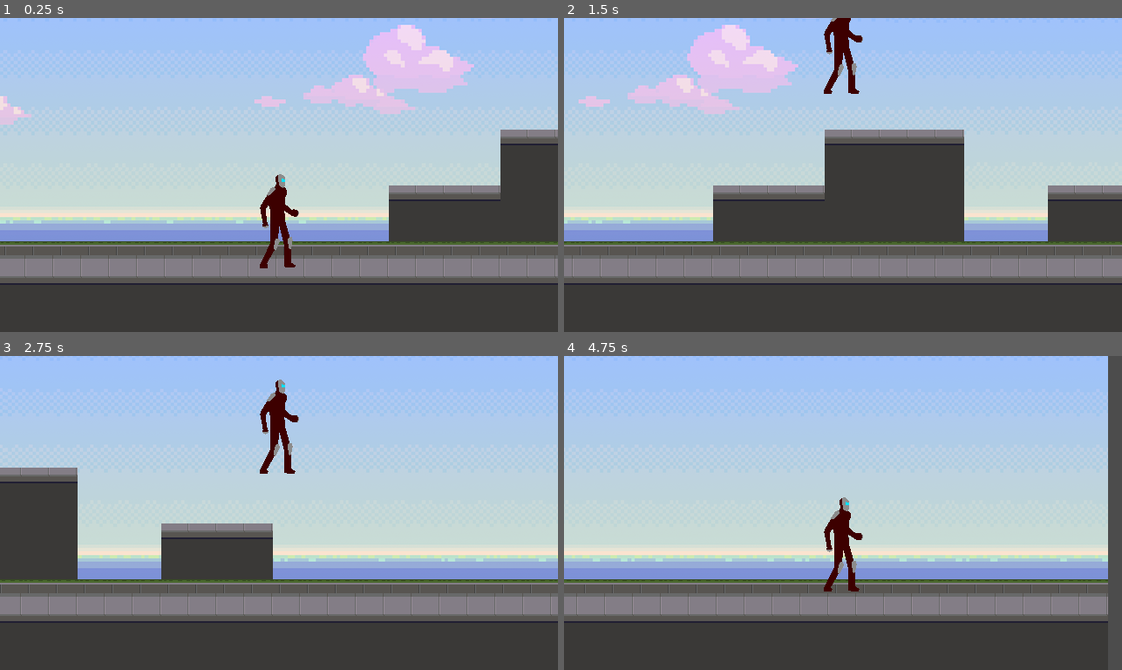
Above: before the commit, frames 1-4 (two rows, left to right).
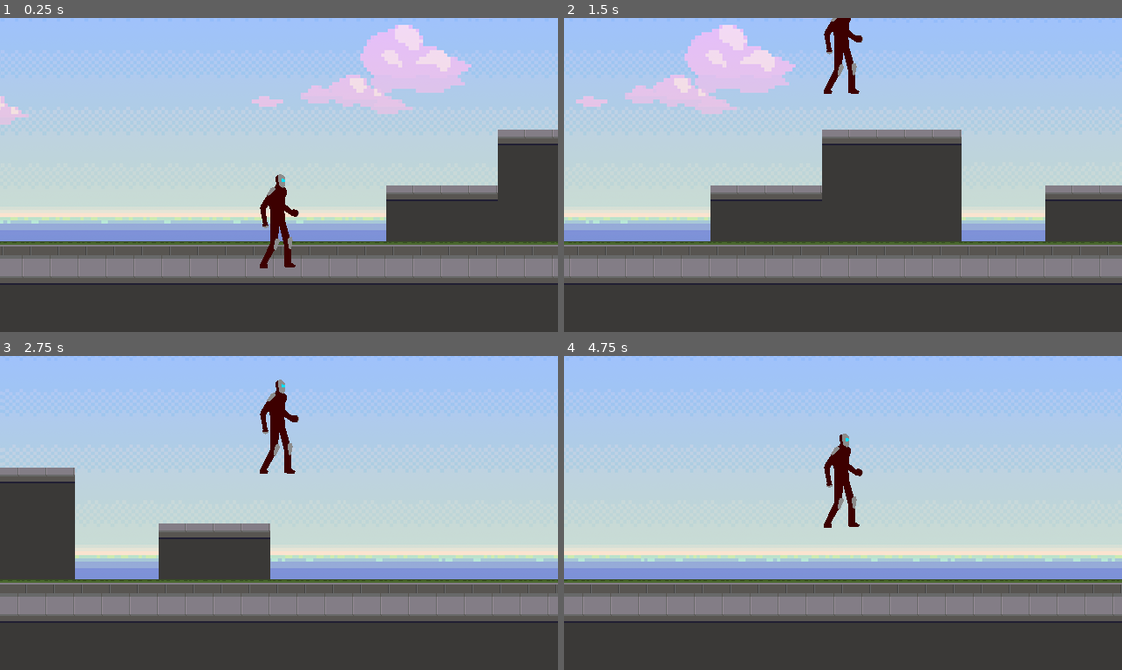
Above: after the commit, the same moments.

Repository: justinwash/HYPERVIZOR
Game: Godot game, scene res://Slice/Scenes/LevelSlice.tscn
Same seed, same stepped clock (60 frames per second), same inputs: the game is played once before the commit and once after it.
Inputs:
- Up to frame 1 (0.25 s): no input
- Up to frame 2 (1.5 s): tap Enter at 0.5 s; hold W (player_up) 0.53-1.28 s; hold D (player_right) from 0.53 s (still down); tap W (player_up) at 1.35 s
- Up to frame 3 (2.75 s): tap W (player_up) at 1.52, 1.82 s; release D (player_right) at 2.03 s; hold A (player_left) from 2.03 s (still down); hold W (player_up) from 2.03 s (still down)
- Up to frame 4 (4.75 s): release A (player_left) at 2.78 s; release W (player_up) at 2.78 s; hold D (player_right) 2.78-4.28 s; tap W (player_up) at 2.85, 3.02, 3.32, 4.35, 4.52 s; hold W (player_up) 3.53-4.28 s; tap Escape (pause, bound only after the commit) at 4.15 s; hold A (player_left) from 4.28 s (still down)

The runs differ from the first frame. In frame 1, 1.6% of the frame differs, in the area x 0-100%, y 2-83%; in frame 2, 1.7%; in frame 3, 1.1%; in frame 4, 4.8%, in the area x 0-100%, y 0-85%.

Commit message:
state separation

Diff:
--- a/HYPERVIZOR/Slice/Characters/Player.gd
+++ b/HYPERVIZOR/Slice/Characters/Player.gd
@@ -16,14 +16,22 @@
 	inventory = $Inventory
 
 	states = {
-		"idle": $States/Idle,
-		"walk": $States/Walk,
-		"jump": $States/Jump,
-		"crouch": $States/Crouch
+		combat = {
+			"idle": $States/Combat/Idle,
+			"walk": $States/Combat/Walk,
+			"jump": $States/Combat/Jump,
+			"crouch": $States/Combat/Crouch
+		},
+		exploration = {
+			"idle": $States/Exploration/Idle,
+			"walk": $States/Exploration/Walk,
+			"jump": $States/Exploration/Jump,
+			"crouch": $States/Exploration/Crouch
+		}
 	}
 
-	current_state = states["idle"]
-	last_state = states["idle"]
+	current_state = states.exploration["idle"]
+	last_state = states.exploration["idle"]
 
 	print("current state: " + current_state.name)
 
--- a/HYPERVIZOR/Slice/Characters/Player.tscn
+++ b/HYPERVIZOR/Slice/Characters/Player.tscn
@@ -4,10 +4,10 @@
 [ext_resource path="res://Slice/Characters/Properties/Inventory.gd" type="Script" id=2]
 [ext_resource path="res://Slice/Characters/Properties/Vitals.gd" type="Script" id=3]
 [ext_resource path="res://Slice/Characters/Properties/Physics.gd" type="Script" id=4]
-[ext_resource path="res://Slice/Characters/States/Idle.gd" type="Script" id=5]
-[ext_resource path="res://Slice/Characters/States/Walk.gd" type="Script" id=6]
-[ext_resource path="res://Slice/Characters/States/Jump.gd" type="Script" id=7]
-[ext_resource path="res://Slice/Characters/States/Crouch.gd" type="Script" id=8]
+[ext_resource path="res://Slice/Characters/States/Exploration/Idle.gd" type="Script" id=5]
+[ext_resource path="res://Slice/Characters/States/Exploration/Walk.gd" type="Script" id=6]
+[ext_resource path="res://Slice/Characters/States/Exploration/Jump.gd" type="Script" id=7]
+[ext_resource path="res://Slice/Characters/States/Exploration/Crouch.gd" type="Script" id=8]
 
 [sub_resource type="CapsuleShape2D" id=1]
 radius = 22.7966
@@ -31,16 +31,32 @@
 
 [node name="States" type="Node2D" parent="."]
 
-[node name="Idle" type="Node2D" parent="States"]
+[node name="Combat" type="Node2D" parent="States"]
+
+[node name="Idle" type="Node2D" parent="States/Combat"]
 script = ExtResource( 5 )
 
-[node name="Walk" type="Node2D" parent="States"]
+[node name="Walk" type="Node2D" parent="States/Combat"]
 script = ExtResource( 6 )
 
-[node name="Jump" type="Node2D" parent="States"]
+[node name="Jump" type="Node2D" parent="States/Combat"]
 script = ExtResource( 7 )
 
-[node name="Crouch" type="Node2D" parent="States"]
+[node name="Crouch" type="Node2D" parent="States/Combat"]
+script = ExtResource( 8 )
+
+[node name="Exploration" type="Node2D" parent="States"]
+
+[node name="Idle" type="Node2D" parent="States/Exploration"]
+script = ExtResource( 5 )
+
+[node name="Walk" type="Node2D" parent="States/Exploration"]
+script = ExtResource( 6 )
+
+[node name="Jump" type="Node2D" parent="States/Exploration"]
+script = ExtResource( 7 )
+
+[node name="Crouch" type="Node2D" parent="States/Exploration"]
 script = ExtResource( 8 )
 
 [node name="PolySprite" type="Node2D" parent="."]
--- a/HYPERVIZOR/Slice/Characters/Properties/Inventory.gd
+++ b/HYPERVIZOR/Slice/Characters/Properties/Inventory.gd
@@ -1,13 +1,4 @@
 extends Node2D
 
-# Declare member variables here. Examples:
-# var a = 2
-# var b = "text"
-
-# Called when the node enters the scene tree for the first time.
-func _ready():
-	pass # Replace with function body.
-
-# Called every frame. 'delta' is the elapsed time since the previous frame.
-#func _process(delta):
-#	pass
+export var CREDITS = 0
+export var XP = 0
--- a/HYPERVIZOR/Slice/Characters/Properties/Vitals.gd
+++ b/HYPERVIZOR/Slice/Characters/Properties/Vitals.gd
@@ -1,13 +1,3 @@
 extends Node2D
 
-# Declare member variables here. Examples:
-# var a = 2
-# var b = "text"
-
-# Called when the node enters the scene tree for the first time.
-func _ready():
-	pass # Replace with function body.
-
-# Called every frame. 'delta' is the elapsed time since the previous frame.
-#func _process(delta):
-#	pass
+export var HEALTH = 100
--- /dev/null
+++ b/HYPERVIZOR/Slice/Characters/States/Combat/Crouch.gd
@@ -0,0 +1,19 @@
+extends Node2D
+
+var move_dir = 0
+
+func update_state(player):
+	if  (Input.is_action_pressed("player_right")):
+		player.sprite.set_scale(Vector2(1,1))
+		move_dir = 0.5
+	elif Input.is_action_pressed("player_left"):
+		player.sprite.set_scale(Vector2(-1,1))
+		move_dir = -0.5
+
+	player.move_and_slide(Vector2(player.physics.MOVE_SPEED * move_dir, player.physics.GRAVITY), Vector2(0,-1))
+
+	if Input.is_action_pressed("player_up"):
+		player.current_state = player.states.combat["jump"]
+
+	if (!Input.is_action_pressed("player_down")):
+		player.current_state = player.states.combat["idle"]
--- /dev/null
+++ b/HYPERVIZOR/Slice/Characters/States/Combat/Idle.gd
@@ -0,0 +1,15 @@
+extends Node2D
+
+func update_state(player):
+	if (Input.is_action_pressed("player_down")):
+		player.current_state = player.states.combat["crouch"]
+
+	if (Input.is_action_pressed("player_up")):
+		player.current_state = player.states.combat["jump"]
+
+	elif (Input.is_action_pressed("player_right")
+	or  Input.is_action_pressed("player_left")):
+		player.current_state = player.states.combat["walk"]
+
+	else:
+		player.move_and_slide(Vector2(0, player.physics.GRAVITY), Vector2(0,-1))
--- /dev/null
+++ b/HYPERVIZOR/Slice/Characters/States/Combat/Jump.gd
@@ -0,0 +1,23 @@
+extends Node2D
+
+var jump_velocity_delta
+var jump_direction_delta
+
+func ready_state(player):
+	jump_velocity_delta = player.physics.JUMP_VELOCITY
+
+	if   Input.is_action_pressed("player_right"):
+		jump_direction_delta = 1
+	elif Input.is_action_pressed("player_left"):
+		jump_direction_delta = -1
+	else:
+		jump_direction_delta = 0
+
+func update_state(player):
+	player.move_and_slide(Vector2(player.physics.MOVE_SPEED * jump_direction_delta * player.physics.JUMP_X_MODIFIER,
+		player.physics.GRAVITY - jump_velocity_delta), Vector2(0,-1))
+
+	jump_velocity_delta -= player.physics.GRAVITY * 0.1
+
+	if player.is_on_floor():
+		player.current_state = player.states.combat["idle"]
--- a/HYPERVIZOR/Slice/Characters/States/Crouch.gd
+++ b/HYPERVIZOR/Slice/Characters/States/Combat/Walk.gd
@@ -5,15 +5,16 @@
 func update_state(player):
 	if  (Input.is_action_pressed("player_right")):
 		player.sprite.set_scale(Vector2(1,1))
-		move_dir = 0.5
+		move_dir = 1
 	elif Input.is_action_pressed("player_left"):
 		player.sprite.set_scale(Vector2(-1,1))
-		move_dir = -0.5
+		move_dir = -1
 
 	player.move_and_slide(Vector2(player.physics.MOVE_SPEED * move_dir, player.physics.GRAVITY), Vector2(0,-1))
 
 	if Input.is_action_pressed("player_up"):
-		player.current_state = player.states["jump"]
+		player.current_state = player.states.combat["jump"]
 
-	if (!Input.is_action_pressed("player_down")):
-		player.current_state = player.states["idle"]
+	if (!Input.is_action_pressed("player_right")
+	and !Input.is_action_pressed("player_left")):
+		player.current_state = player.states.combat["idle"]
--- /dev/null
+++ b/HYPERVIZOR/Slice/Characters/States/Exploration/Crouch.gd
@@ -0,0 +1,19 @@
+extends Node2D
+
+var move_dir = 0
+
+func update_state(player):
+	if  (Input.is_action_pressed("player_right")):
+		player.sprite.set_scale(Vector2(1,1))
+		move_dir = 0.5
+	elif Input.is_action_pressed("player_left"):
+		player.sprite.set_scale(Vector2(-1,1))
+		move_dir = -0.5
+
+	player.move_and_slide(Vector2(player.physics.MOVE_SPEED * move_dir, player.physics.GRAVITY), Vector2(0,-1))
+
+	if Input.is_action_pressed("player_up"):
+		player.current_state = player.states.exploration["jump"]
+
+	if (!Input.is_action_pressed("player_down")):
+		player.current_state = player.states.exploration["idle"]
--- a/HYPERVIZOR/Slice/Characters/States/Idle.gd
+++ b/HYPERVIZOR/Slice/Characters/States/Exploration/Idle.gd
@@ -2,14 +2,14 @@
 
 func update_state(player):
 	if (Input.is_action_pressed("player_down")):
-		player.current_state = player.states["crouch"]
+		player.current_state = player.states.exploration["crouch"]
 
 	if (Input.is_action_pressed("player_up")):
-		player.current_state = player.states["jump"]
+		player.current_state = player.states.exploration["jump"]
 
 	elif (Input.is_action_pressed("player_right")
 	or  Input.is_action_pressed("player_left")):
-		player.current_state = player.states["walk"]
+		player.current_state = player.states.exploration["walk"]
 
 	else:
 		player.move_and_slide(Vector2(0, player.physics.GRAVITY), Vector2(0,-1))
--- a/HYPERVIZOR/Slice/Characters/States/Jump.gd
+++ b/HYPERVIZOR/Slice/Characters/States/Exploration/Jump.gd
@@ -20,4 +20,4 @@
 	jump_velocity_delta -= player.physics.GRAVITY * 0.1
 
 	if player.is_on_floor():
-		player.current_state = player.states["idle"]
+		player.current_state = player.states.exploration["idle"]
--- a/HYPERVIZOR/Slice/Characters/States/Walk.gd
+++ b/HYPERVIZOR/Slice/Characters/States/Exploration/Walk.gd
@@ -13,8 +13,8 @@
 	player.move_and_slide(Vector2(player.physics.MOVE_SPEED * move_dir, player.physics.GRAVITY), Vector2(0,-1))
 
 	if Input.is_action_pressed("player_up"):
-		player.current_state = player.states["jump"]
+		player.current_state = player.states.exploration["jump"]
 
 	if (!Input.is_action_pressed("player_right")
 	and !Input.is_action_pressed("player_left")):
-		player.current_state = player.states["idle"]
+		player.current_state = player.states.exploration["idle"]
--- /dev/null
+++ b/HYPERVIZOR/Slice/Menus/Pause.gd
@@ -0,0 +1,5 @@
+extends Node2D
+
+func _physics_process(delta):
+	if Input.is_action_just_pressed("pause"):
+		get_tree().paused = true
--- /dev/null
+++ b/HYPERVIZOR/Slice/Menus/Pause.tscn
@@ -0,0 +1,7 @@
+[gd_scene load_steps=2 format=2]
+
+[ext_resource path="res://Slice/Menus/Pause.gd" type="Script" id=1]
+
+[node name="PauseMenu" type="Node2D"]
+pause_mode = 2
+script = ExtResource( 1 )
--- a/HYPERVIZOR/Slice/Scenes/LevelSlice.tscn
+++ b/HYPERVIZOR/Slice/Scenes/LevelSlice.tscn
@@ -1,10 +1,11 @@
-[gd_scene load_steps=8 format=2]
+[gd_scene load_steps=9 format=2]
 
 [ext_resource path="res://Slice/Tiles/Backrgound/stolen-background.png" type="Texture" id=1]
 [ext_resource path="res://Slice/Tiles/Floors/sidewalk.png" type="Texture" id=2]
 [ext_resource path="res://Slice/Tiles/Backrgound/sidewalk-short-wall.png" type="Texture" id=3]
 [ext_resource path="res://Slice/Tiles/Floors/street.png" type="Texture" id=4]
 [ext_resource path="res://Slice/Characters/Player.tscn" type="PackedScene" id=5]
+[ext_resource path="res://Slice/Menus/Pause.tscn" type="PackedScene" id=6]
 
 [sub_resource type="ConvexPolygonShape2D" id=1]
 points = PoolVector2Array( 32, 32, 0, 32, 0, 0, 32, 0 )
@@ -62,9 +63,12 @@
 tile_data = PoolIntArray( 262154, 0, 0, 262155, 0, 0, 262156, 0, 0, 262157, 0, 0, 262158, 0, 0, 327690, 2, 0, 327691, 2 …(3771 unchanged characters)…
 
 [node name="Character" parent="." instance=ExtResource( 5 )]
-position = Vector2( 65.8869, 212.174 )
+position = Vector2( 69.1291, 227.844 )
 
 [node name="Camera2D" type="Camera2D" parent="Character"]
 current = true
 limit_top = 0
 limit_bottom = 360
+
+[node name="PauseMenu" parent="Character/Camera2D" instance=ExtResource( 6 )]
+position = Vector2( -69.1291, -227.844 )
--- /dev/null
+++ b/HYPERVIZOR/Slice/Scenes/Menu.tscn
@@ -0,0 +1,9 @@
+[gd_scene load_steps=2 format=2]
+
+[ext_resource path="res://Slice/Menus/Pause.gd" type="Script" id=1]
+
+
+
+[node name="Menu" type="Node2D"]
+pause_mode = 2
+script = ExtResource( 1 )
--- a/HYPERVIZOR/project.godot
+++ b/HYPERVIZOR/project.godot
@@ -48,6 +48,11 @@
 "events": [ Object(InputEventKey,"resource_local_to_scene":false,"resource_name":"","device":0,"alt":false,"shift":false,"control":false,"meta":false,"command":false,"pressed":false,"scancode":83,"unicode":0,"echo":false,"script":null)
  ]
 }
+pause={
+"deadzone": 0.5,
+"events": [ Object(InputEventKey,"resource_local_to_scene":false,"resource_name":"","device":0,"alt":false,"shift":false,"control":false,"meta":false,"command":false,"pressed":false,"scancode":16777217,"unicode":0,"echo":false,"script":null)
+ ]
+}
 
 [rendering]
 
